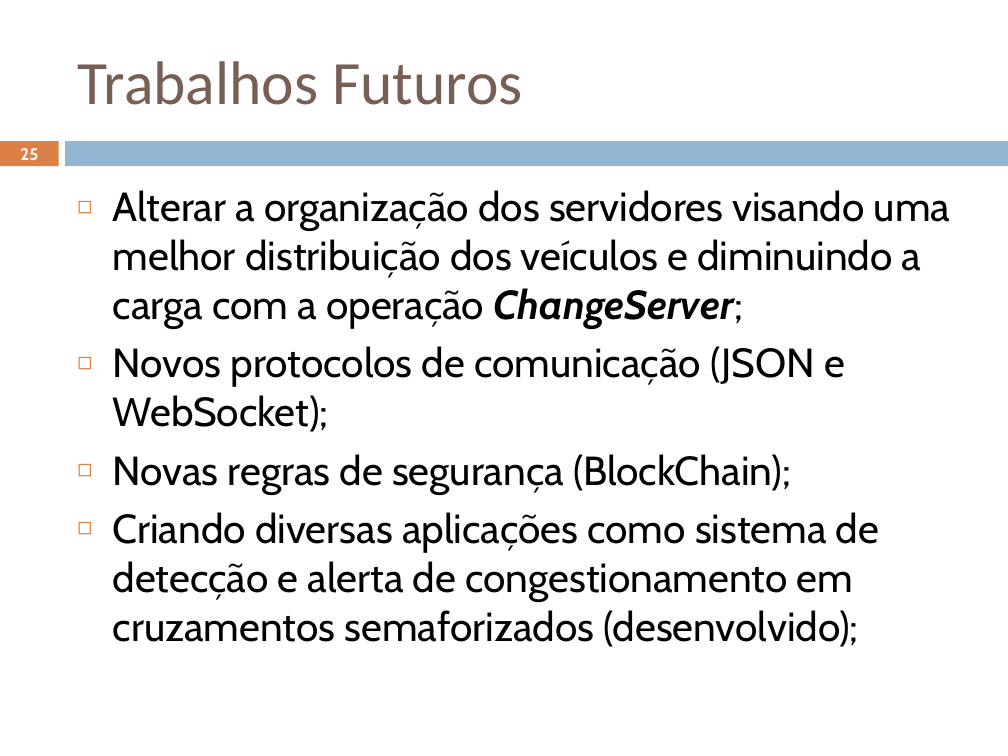
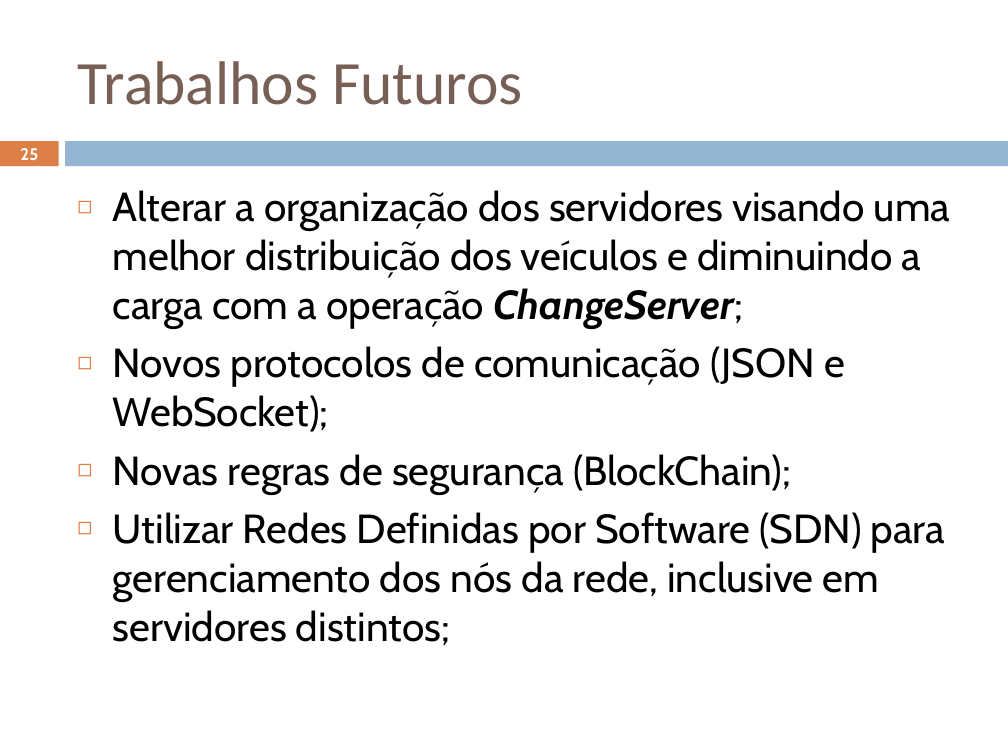
Before and after one commit to geoleite/Mestrado, a slide deck: slide 25 of Apresentacao/ApresentaçãoV1.pptx. Drawn at 1008x756 pixels with LibreOffice and Linux fonts; fonts in the diff are those of the drawing. Boxes give left, top, right and bottom in pixels: in the first picture for what was removed or moved away, otherwise in the second. Text is boxed around its words. In the diff, an @@ line names an element or a change of style, - is before the commit and + after.

```diff
--- a/Apresentacao/ApresentaçãoV1.pptx
+++ b/Apresentacao/ApresentaçãoV1.pptx
@@ text at <box>113,512,945,645</box>: text changed @@
-◻ Criando diversas aplicações como sistema de detecção e alerta de congestionamento em cruzamentos semaforizados (desenvolvido);
+◻ Utilizar Redes Definidas por Software (SDN) para gerenciamento dos nós da rede, inclusive em servidores distintos;
```
Also in this commit, not shown: 24 other slides changed, 7 other files.
